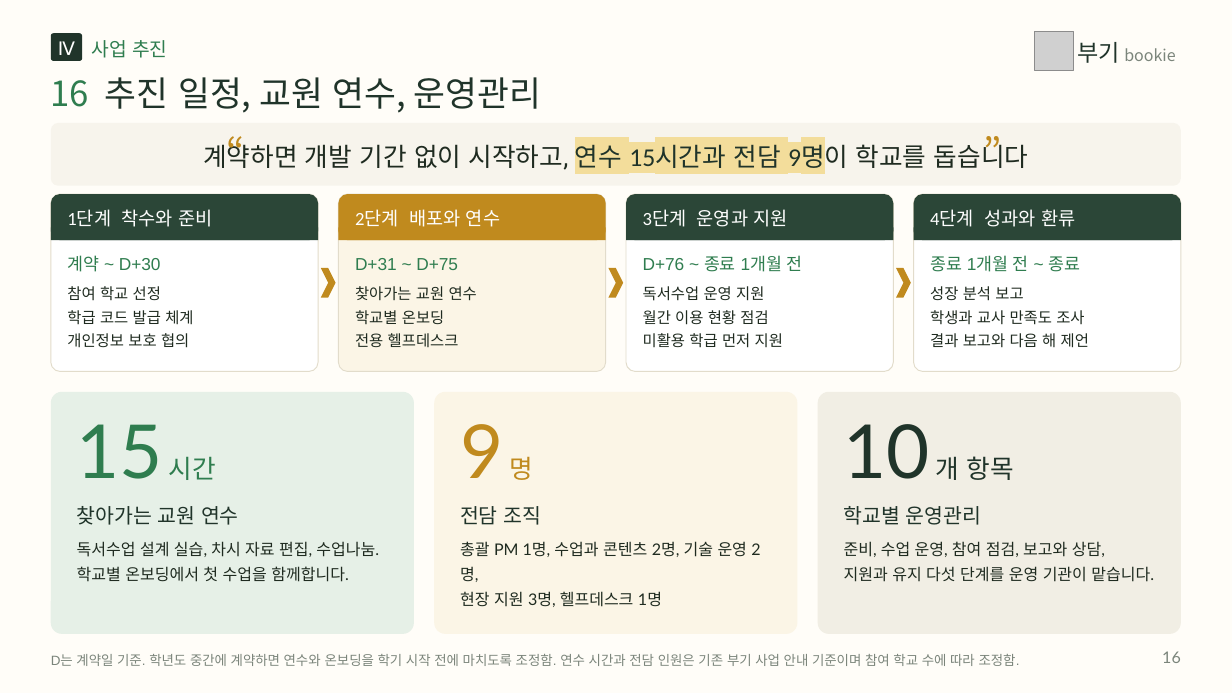
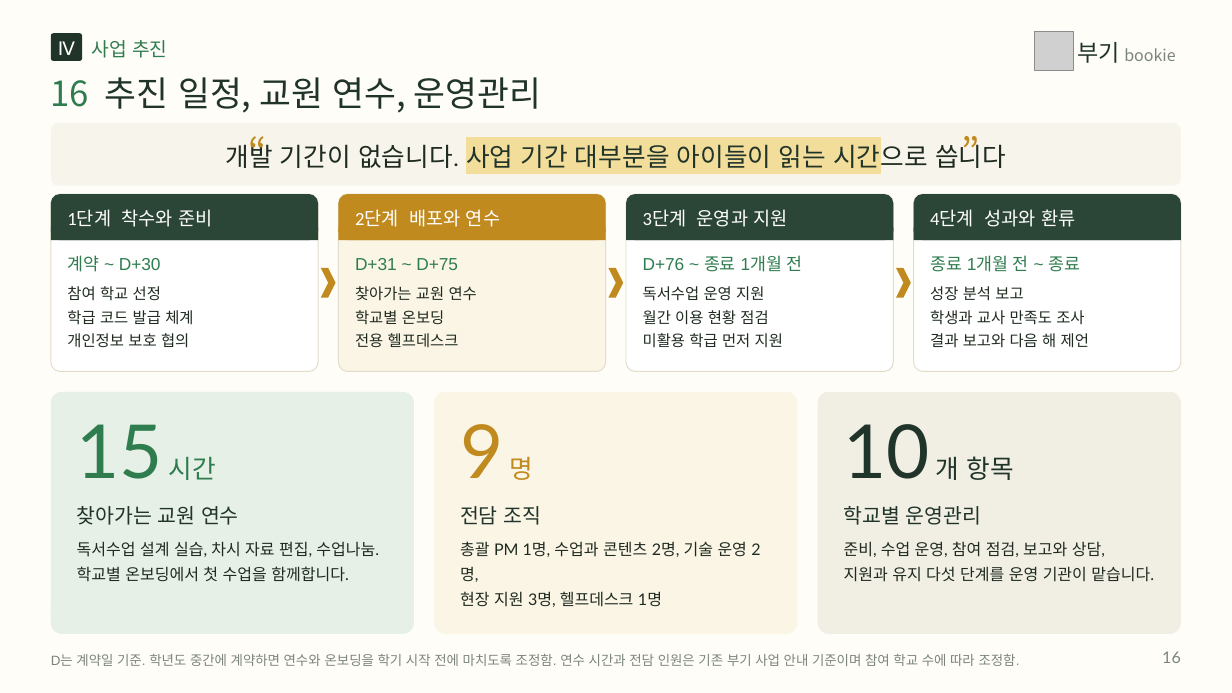
Before and after one commit to legoschool/bookie-test, a slide deck: slide 16 of promo/dl/proposal/bookie-proposal-short-20p.pptx. Drawn at 1232x693 pixels with LibreOffice and Linux fonts; fonts in the diff are those of the drawing; grey boxes stand for pictures. Boxes give left, top, right and bottom in pixels: in the first picture for what was removed or moved away, otherwise in the second. Text is boxed around its words. In the diff, an @@ line names an element or a change of style, - is before the commit and + after.

```diff
--- a/promo/dl/proposal/bookie-proposal-short-20p.pptx
+++ b/promo/dl/proposal/bookie-proposal-short-20p.pptx
@@ text "“": place and size @@
-text "“" at (199,121,245,177)
+text "“" at (220,121,266,177)
@@ text at (226,140,1006,173): text changed; font Roboto to Calibri; text colour #1F2B20 to #20342A @@
-계약하면 개발 기간 없이 시작하고, 연수 15시간과 전담 9명이 학교를 돕습니다
+개발 기간이 없습니다. 사업 기간 대부분을 아이들이 읽는 시간으로 씁니다
@@ text "”": place and size @@
-text "”" at (983,121,1030,177)
+text "”" at (962,121,1008,177)
```
Also in this commit, not shown: 17 other slides changed, 44 other files.
